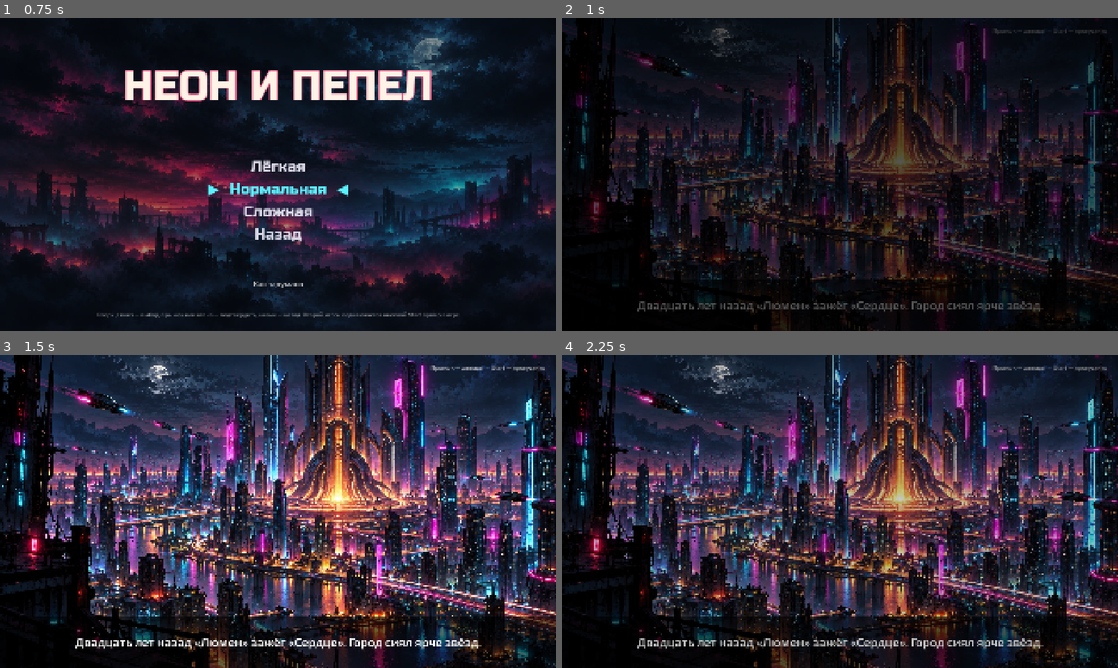
Above: before the commit, frames 1-4 (two rows, left to right).
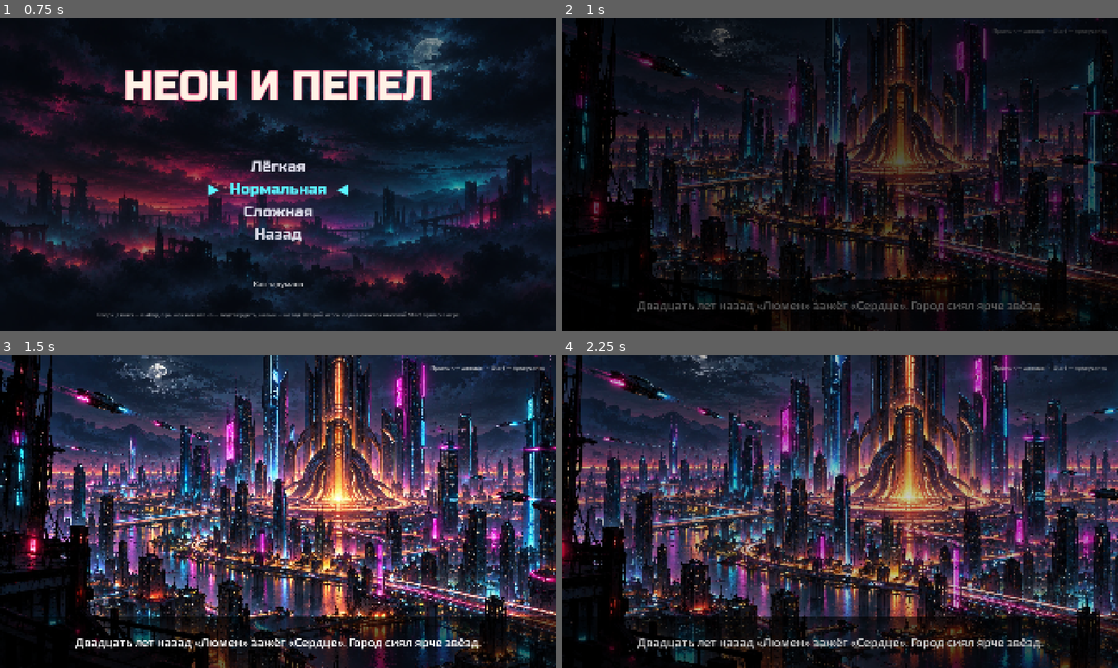
Above: after the commit, the same moments.

Repository: wrcabeludo-rgb/001
Game: Godot game, scene res://scenes/title.tscn
Same seed, same stepped clock (60 frames per second), same inputs: the game is played once before the commit and once after it.
Inputs (mouse positions are in pixels of both pictures, inside the frame that each line leads up to):
- Up to frame 1 (0.75 s): tap Enter (ui_accept) at 0.5 s; move the mouse to (400, 158) at 0.52 s; hold D from 0.53 s (still down); tap K at 0.6 s; click (400, 158) at 0.67 s
- Up to frame 2 (1 s): keep holding D; tap Enter (ui_accept) at 0.77 s
- Up to frame 3 (1.5 s): release D at 1.25 s; drag from (166, 527) to (250, 574) at 1.27 s
- Up to frame 4 (2.25 s): move the mouse to (895, 442) at 2.02 s; hold A from 2.03 s (still down); tap J at 2.1 s

Frame 1 is identical in both runs. In frame 2, 0.1% of the frame differs, in the area x 59-100%, y 3-84%; in frame 3, 21%; in frame 4, 59%, in the area x 0-100%, y 0-100%.

Commit message:
Comic: slow zoom in on the first panel, zoom out on the mutant panel; fix background gaps
The parallax pictures are narrower than the screen and a layer repeats only
its own width, so parts of the screen were sometimes left empty. Each layer
now holds two copies side by side.

Co-Authored-By: Claude Opus 5.5 <noreply@anthropic.com>
Claude-Session: https://claude.ai/code/session_01DbbAxgCR2CT7iqKnVBrHPT

Diff:
--- a/coop-platformer/game/scripts/level/slums_level.gd
+++ b/coop-platformer/game/scripts/level/slums_level.gd
@@ -99,14 +99,18 @@
 	for layer_info in [[BG_FAR, 0.1, Color(0.45, 0.45, 0.55)], [BG_MID, 0.3, Color(0.6, 0.6, 0.68)]]:
 		var texture: Texture2D = layer_info[0]
 		var factor := 1080.0 / texture.get_height() * 1.06
+		var width := texture.get_width() * factor
+		# The picture is narrower than the screen, and a layer repeats only its
+		# own width: two copies side by side keep the screen covered at any scroll.
 		var layer := ParallaxLayer.new()
 		layer.motion_scale = Vector2(layer_info[1], 0.0)
-		layer.motion_mirroring = Vector2(texture.get_width() * factor, 0)
+		layer.motion_mirroring = Vector2(width * 2.0, 0)
 		parallax.add_child(layer)
-		var sprite := Sprite2D.new()
-		sprite.texture = texture
-		sprite.centered = false
-		sprite.scale = Vector2(factor, factor)
-		sprite.position = Vector2(0, -30)
-		sprite.modulate = layer_info[2]
-		layer.add_child(sprite)
+		for copy in 2:
+			var sprite := Sprite2D.new()
+			sprite.texture = texture
+			sprite.centered = false
+			sprite.scale = Vector2(factor, factor)
+			sprite.position = Vector2(width * copy, -30)
+			sprite.modulate = layer_info[2]
+			layer.add_child(sprite)
--- a/coop-platformer/game/scripts/ui/comic_player.gd
+++ b/coop-platformer/game/scripts/ui/comic_player.gd
@@ -1,6 +1,7 @@
 extends Control
 ## Plays a comic: full-screen panels with fades and a caption at the bottom.
-## A panel can ask for a screen shake ("shake": true) — used for the explosion.
+## A panel can ask for a screen shake ("shake": true) — used for the explosion —
+## or for a slow camera move: "zoom": "in" (slowly closer) or "out" (slowly back).
 ## Jump / attack on any device shows the next panel, Start skips the whole comic.
 
 signal finished
@@ -11,8 +12,11 @@
 const SHAKE_TIME := 1.6
 ## Shaking panels are drawn slightly larger so the edges never show.
 const SHAKE_OVERSCAN := 1.04
+## How much closer a slow zoom gets over the whole panel.
+const ZOOM_AMOUNT := 0.15
 
-## Each entry: {"image": Texture2D, "caption": String, "shake": bool (optional)}
+## Each entry: {"image": Texture2D, "caption": String,
+##   "shake": bool (optional), "zoom": "in" / "out" (optional)}
 var panels: Array = []
 ## Scene to open when the comic ends; empty means only emit `finished`.
 var next_scene := ""
@@ -98,6 +102,14 @@
 	_fade.color.a = alpha
 
 	_image.position = Vector2.ZERO
+	var progress := clampf(_time / total, 0.0, 1.0)
+	# Ease in and out so the move starts and stops gently.
+	var eased := progress * progress * (3.0 - 2.0 * progress)
+	match panels[_index].get("zoom", ""):
+		"in":
+			_image.scale = Vector2.ONE * (1.0 + ZOOM_AMOUNT * eased)
+		"out":
+			_image.scale = Vector2.ONE * (1.0 + ZOOM_AMOUNT * (1.0 - eased))
 	if panels[_index].get("shake", false) and _time < SHAKE_TIME:
 		var strength := SHAKE_STRENGTH * pow(1.0 - _time / SHAKE_TIME, 2.0)
 		_image.position = Vector2(randf_range(-1, 1), randf_range(-1, 1)) * strength
--- a/coop-platformer/game/scripts/ui/intro_comic.gd
+++ b/coop-platformer/game/scripts/ui/intro_comic.gd
@@ -6,6 +6,7 @@
 	panels = [
 		{
 			"image": preload("res://assets/art/comics/intro_01.png"),
+			"zoom": "in",
 			"caption": "Двадцать лет назад «Люмен» зажёг «Сердце». Город сиял ярче звёзд.",
 		},
 		{
@@ -15,6 +16,7 @@
 		},
 		{
 			"image": preload("res://assets/art/comics/intro_03.png"),
+			"zoom": "out",
 			"caption": "Город сгорел. Но свет не погас. И вместе со светом пришла жижа.",
 		},
 		{
